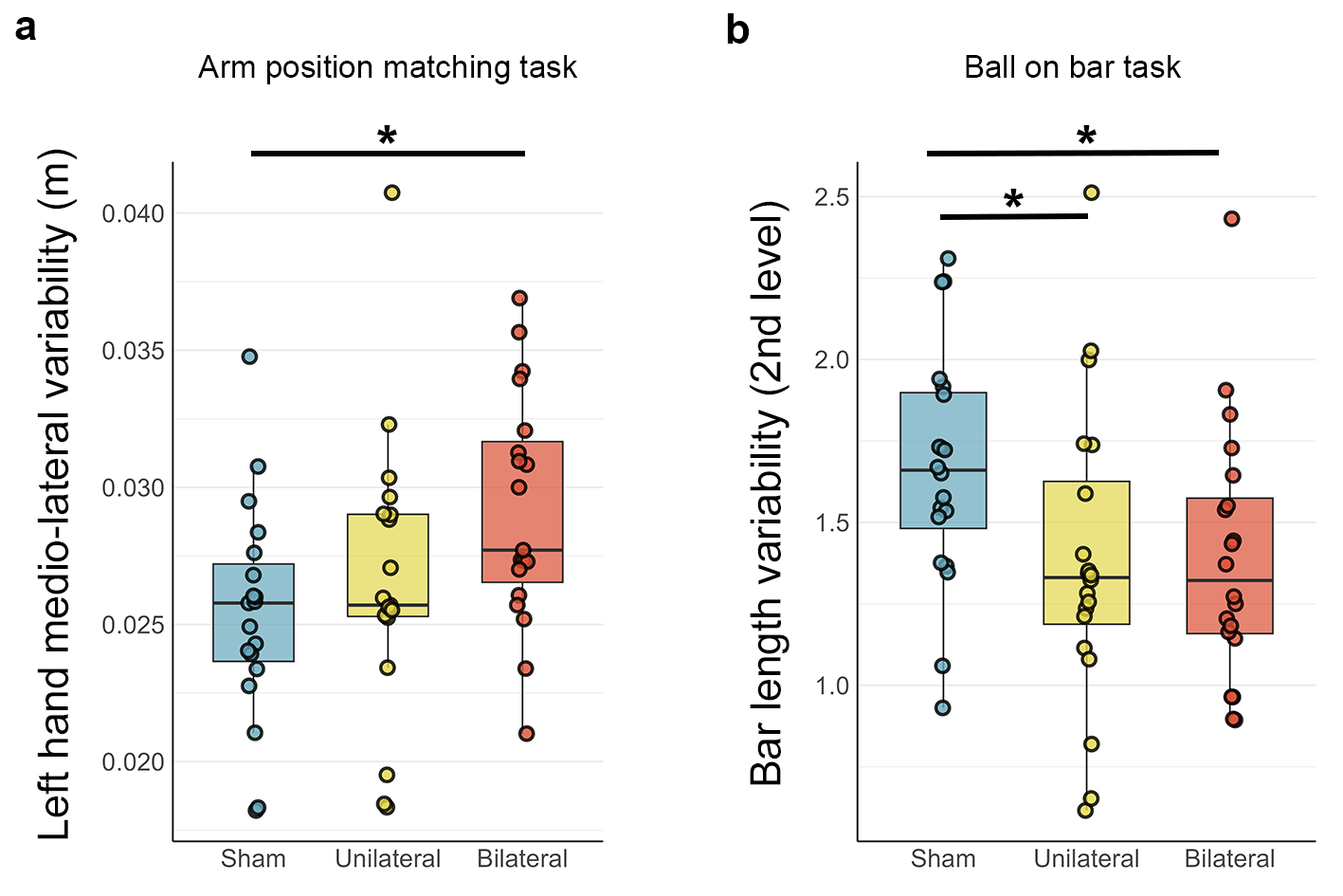
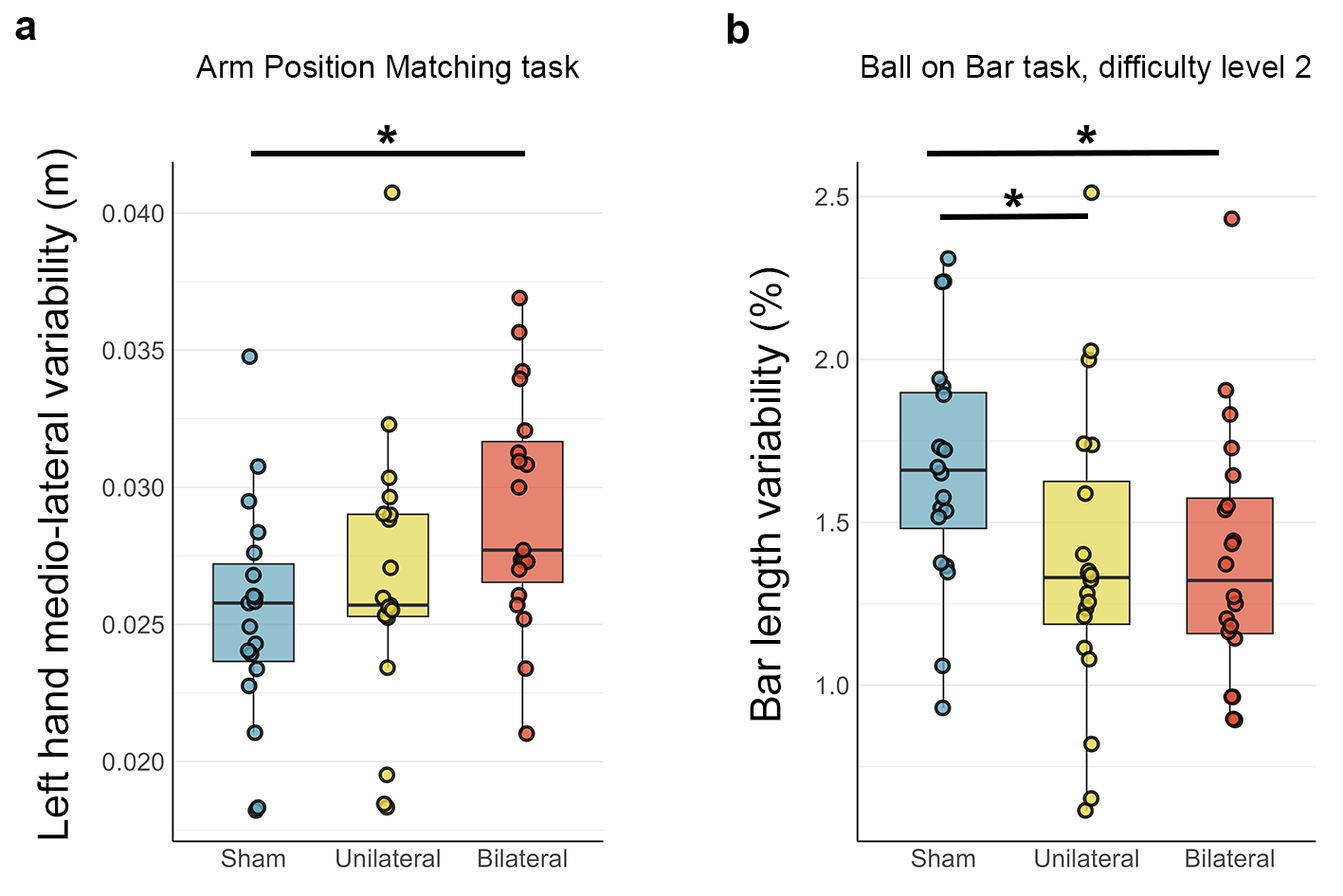
Two versions of the same layered image (1343×896). Layer-by-layer changes:
renamed "Ball on bar task" to "Ball on Bar task, difficulty level 2", painted on it over [861, 54, 1312, 85]
renamed "Bar length variability (2nd level)" to "Bar length variability (%)", painted on it over [749, 200, 790, 785]
renamed "Arm position matching task" to "Arm Position Matching task", painted on it over [196, 54, 581, 85]
